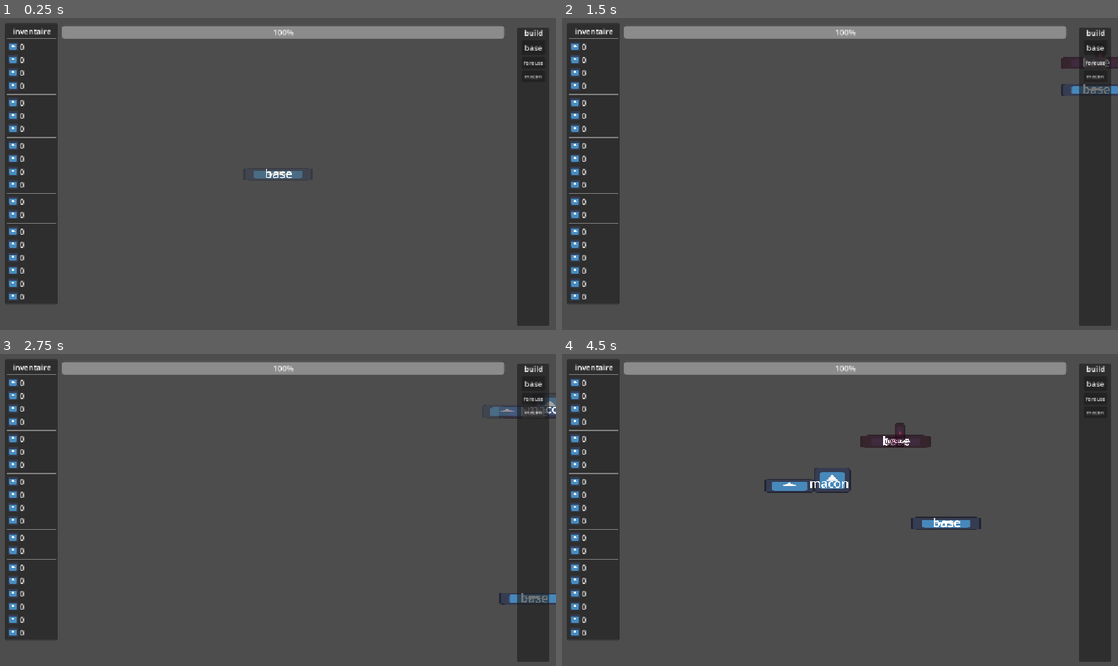
Above: before the commit, frames 1-4 (two rows, left to right).
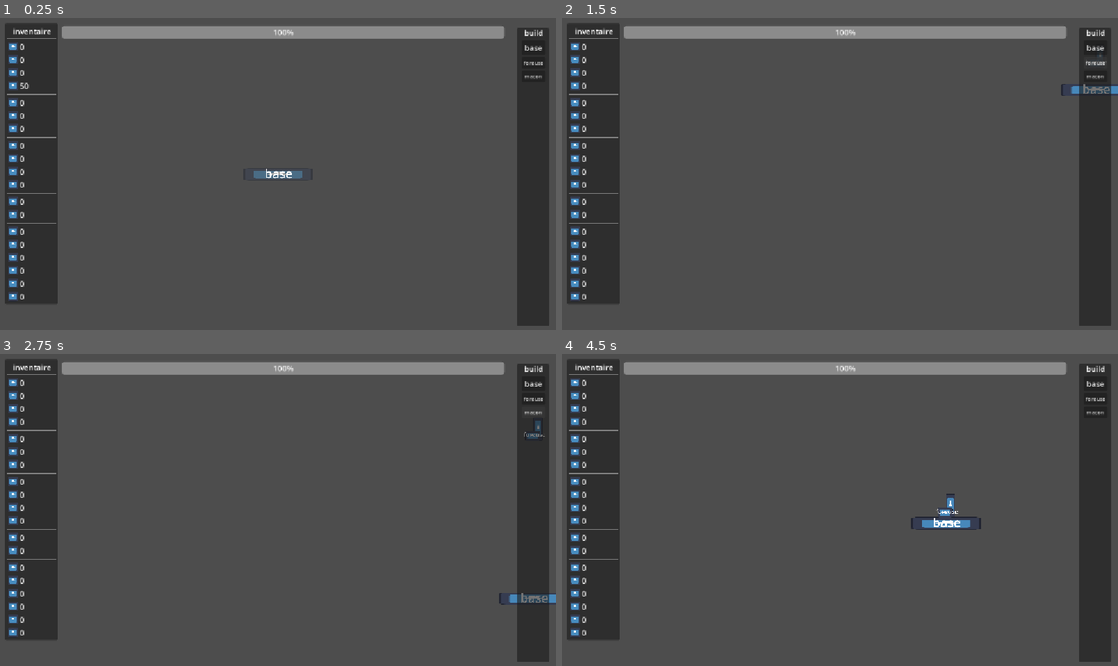
Above: after the commit, the same moments.

Repository: lucasbou-upsider/Indie-jam
Game: Godot game, scene res://scene/world.tscn
The game is run twice, just before and just after one commit, with the same random seed, the same clock (stepped at 60 frames per second) and the same inputs. The engine's default icon, where the game draws it, is replaced by a stand-in: a white triangle on a blue panel in a dark square.
Inputs (mouse positions are in pixels of both pictures, inside the frame that each line leads up to):
- Up to frame 1 (0.25 s): no input
- Up to frame 2 (1.5 s): click "base" at 0.5 s; click "foreuse" at 1.25 s
- Up to frame 3 (2.75 s): click "macon" at 2 s
- Up to frame 4 (4.5 s): move the mouse to (962, 494) at 2.77 s; hold D (droite) 2.78-3.53 s; click (962, 494) at 2.85 s; move the mouse to (728, 525) at 3.52 s; hold S (bas) 3.53-4.28 s; tap Shift (courir) at 3.6 s; move the mouse to (895, 441) at 4.27 s; hold D (droite) from 4.28 s (still down); click (895, 441) at 4.35 s

The runs differ from the first frame. In frame 1, less than 0.1% of the frame differs, in the area x 3-6%, y 20-23%; in frame 2, 0.2%; in frame 3, 0.4%; in frame 4, 1.3%, in the area x 36-72%, y 22-53%.

Commit message:
cout des batiments

Diff:
--- a/GLOBAL.gd
+++ b/GLOBAL.gd
@@ -7,7 +7,7 @@
 var charbon := 0
 var bois := 0
 var pierre := 0
-var brique := 0
+var brique := 50
 var minerai_fer := 0
 var lingot_fer := 0
 var plaque_fer := 0
--- a/scene/world.gd
+++ b/scene/world.gd
@@ -35,8 +35,15 @@
 
 
 func _on_button_base_pressed() -> void:
-	add_child(BASE.instantiate())
+	if GLOBAL.pierre >= 100:
+		add_child(BASE.instantiate())
+		GLOBAL.pierre -= 100
 func _on_button_foreuse_pressed() -> void:
-	add_child(FOREUSE.instantiate())
+	if GLOBAL.brique >= 50:
+		add_child(FOREUSE.instantiate())
+		GLOBAL.brique -= 50
 func _on_button_macon_pressed() -> void:
-	add_child(MACON.instantiate())
+	if GLOBAL.pierre >= 100 and GLOBAL.bois >= 20:
+		add_child(MACON.instantiate())
+		GLOBAL.pierre -= 100
+		GLOBAL.bois -= 20
